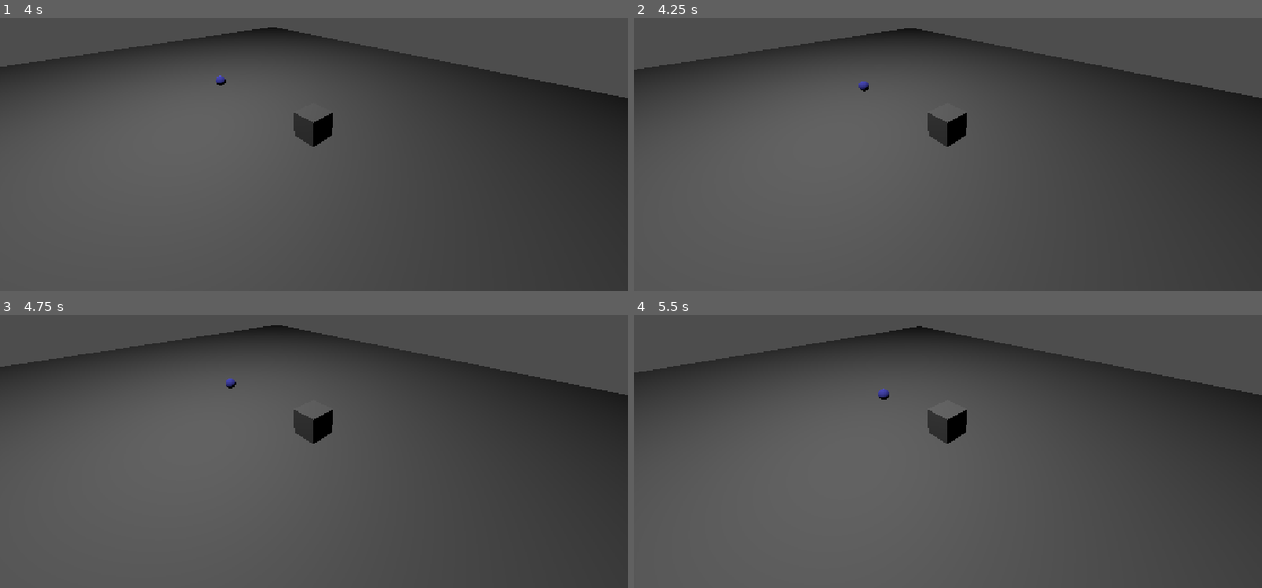
Above: before the commit, frames 1-4 (two rows, left to right).
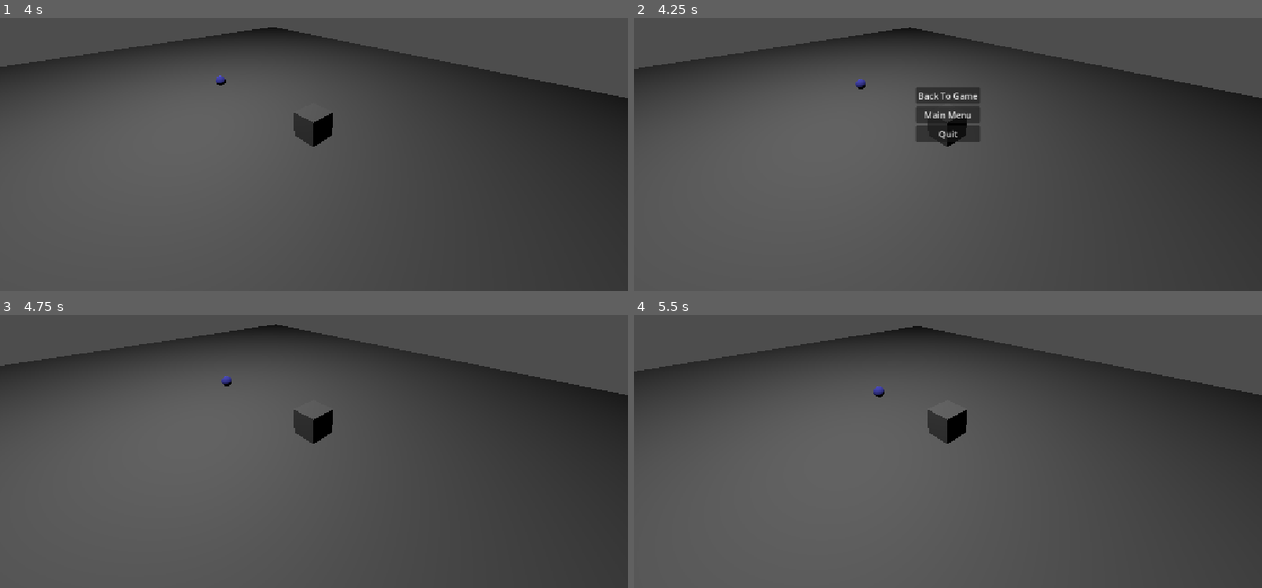
Above: after the commit, the same moments.

Repository: notred27/GMTK_2026
Game: Godot game, scene res://main.tscn
The game is run twice, just before and just after one commit, with the same random seed, the same clock (stepped at 60 frames per second) and the same inputs.
Inputs (mouse positions are in pixels of both pictures, inside the frame that each line leads up to):
- Up to frame 1 (4 s): tap Enter at 0.5 s; move the mouse to (452, 97) at 0.52 s; hold D (right) 0.53-1.28 s; tap E (interact) every 0.75 s from 0.6 to 3.6 s; move the mouse to (188, 132) at 1.27 s; hold S (backward) 1.28-2.03 s; move the mouse to (376, 37) at 2.02 s; hold D (right) 2.03-2.78 s; move the mouse to (282, 184) at 2.77 s; hold W (forward) 2.78-3.53 s; move the mouse to (502, 168) at 3.52 s; hold A (left) from 3.53 s (still down)
- Up to frame 2 (4.25 s): keep holding A (left); tap Escape (pause, bound only after the commit) at 4.15 s
- Up to frame 3 (4.75 s): release A (left) at 4.25 s; click (314, 391) at 4.25 s, where only the run after the commit has a clickable "Back To Game"
- Up to frame 4 (5.5 s): tap Space at 5 s; move the mouse to (759, 358) at 5.02 s; hold A (left) from 5.03 s (still down); tap E (interact) at 5.1 s

Frame 1 is identical in both runs. In frame 2, 1.5% of the frame differs, in the area x 0-55%, y 3-46%; in frame 3, 0.2%; in frame 4, 0.3%.

Commit message:
Base Interact System
Can now implement "InteractAction" class to pass in objects to the interactable.gd script. Also organized files.

Diff:
--- a/gmtk-2026/interaction/Action.tscn
+++ /dev/null
@@ -1,6 +0,0 @@
-[gd_scene format=3 uid="uid://b8vavc8k80ffg"]
-
-[ext_resource type="Script" uid="uid://4lueuj0lsts3" path="res://interaction/action.gd" id="1_20boy"]
-
-[node name="Action" type="Node3D" unique_id=1015784938]
-script = ExtResource("1_20boy")
--- a/gmtk-2026/interaction/action.gd
+++ /dev/null
@@ -1,6 +0,0 @@
-extends Node3D
-
-# Template interface for creating interaction side effects
-
-func Call():
-	print("do something")
--- /dev/null
+++ b/gmtk-2026/interaction/actions/PrintAction.tscn
@@ -0,0 +1,6 @@
+[gd_scene format=3 uid="uid://b8vavc8k80ffg"]
+
+[ext_resource type="Script" uid="uid://covlqo0f42bpa" path="res://interaction/actions/print_action.gd" id="1_00swx"]
+
+[node name="PrintAction" type="Node3D" unique_id=1015784938]
+script = ExtResource("1_00swx")
--- /dev/null
+++ b/gmtk-2026/interaction/actions/interact_action.gd
@@ -0,0 +1,5 @@
+class_name InteractAction
+extends Node
+
+func call_action(interactor: Node) -> void:
+	push_warning("call_action() not implemented on " + name)
--- /dev/null
+++ b/gmtk-2026/interaction/actions/print_action.gd
@@ -0,0 +1,5 @@
+class_name PrintMessageAction
+extends InteractAction
+
+func call_action(interactor: Node) -> void:
+	print("This is a test!")
--- a/gmtk-2026/interaction/interact.gd
+++ b/gmtk-2026/interaction/interactable.gd
@@ -1,26 +1,34 @@
 extends Node
 
 
+@export var action: InteractAction # The action to trigger. Should pass in a ref
 @onready var MeshInstance: Area3D = $Area3D
-@export var action: PackedScene
+@onready var InteractLabel: Label3D = $InteractFlag
 
 var player_in_area = false
+var player: CharacterBody3D = null
 
 
 func _process(delta: float) -> void:
 	if player_in_area and Input.is_action_just_pressed("interact"):
-		print("ACTIVATED")
-#
-#func _ready() -> void:
-	#MeshInstance.connect("_on_area_3d_body_entered", _on_area_3d_body_entered)
+#		Call the implemented method
+		action.call_action(player)
+
+
+func _ready() -> void:
+	if InteractLabel:
+		InteractLabel.visible = false
+
 
 func _on_area_3d_body_entered(body: Node3D) -> void:
 	if body.is_in_group("Player"):
+		player = body
 		player_in_area = true
-
-
+		InteractLabel.visible = true
 
 
 func _on_area_3d_body_exited(body: Node3D) -> void:
 	if body.is_in_group("Player"):
+		player = null
 		player_in_area = false
+		InteractLabel.visible = false
--- a/gmtk-2026/interaction/interactable.tscn
+++ b/gmtk-2026/interaction/interactable.tscn
@@ -1,13 +1,17 @@
 [gd_scene format=3 uid="uid://cmxwffrtmbuiy"]
 
-[ext_resource type="Script" uid="uid://b1dhfgbri6ech" path="res://interaction/interact.gd" id="1_5km56"]
+[ext_resource type="Script" uid="uid://b1dhfgbri6ech" path="res://interaction/interactable.gd" id="1_5km56"]
 
 [sub_resource type="SphereShape3D" id="SphereShape3D_68yga"]
+radius = 0.82747024
 
 [sub_resource type="SphereMesh" id="SphereMesh_68yga"]
 
 [sub_resource type="StandardMaterial3D" id="StandardMaterial3D_tvyld"]
 albedo_color = Color(0.39607844, 0.39607844, 1, 1)
+
+[sub_resource type="SphereShape3D" id="SphereShape3D_5km56"]
+radius = 0.24398255
 
 [node name="Interactable" type="Node3D" unique_id=207452779]
 script = ExtResource("1_5km56")
@@ -19,10 +23,22 @@
 [node name="CollisionShape3D" type="CollisionShape3D" parent="Area3D" unique_id=1814427556]
 shape = SubResource("SphereShape3D_68yga")
 
-[node name="MeshInstance3D" type="MeshInstance3D" parent="Area3D" unique_id=741576268]
+[node name="StaticBody3D" type="StaticBody3D" parent="." unique_id=69991754]
+
+[node name="MeshInstance3D" type="MeshInstance3D" parent="StaticBody3D" unique_id=741576268]
 transform = Transform3D(0.5, 0, 0, 0, 0.5, 0, 0, 0, 0.5, 0, 0, 0)
 mesh = SubResource("SphereMesh_68yga")
 surface_material_override/0 = SubResource("StandardMaterial3D_tvyld")
 
+[node name="CollisionShape3D" type="CollisionShape3D" parent="StaticBody3D" unique_id=777392117]
+shape = SubResource("SphereShape3D_5km56")
+
+[node name="InteractFlag" type="Label3D" parent="." unique_id=2020725453]
+transform = Transform3D(1, 0, 0, 0, 1, 0, 0, 0, 1, 0, 0.876965, 0)
+billboard = 2
+double_sided = false
+text = "E"
+font_size = 64
+
 [connection signal="body_entered" from="Area3D" to="." method="_on_area_3d_body_entered"]
 [connection signal="body_exited" from="Area3D" to="." method="_on_area_3d_body_exited"]
--- a/gmtk-2026/main.tscn
+++ b/gmtk-2026/main.tscn
@@ -2,6 +2,8 @@
 
 [ext_resource type="PackedScene" uid="uid://c3cmojtfo1iom" path="res://player/Player.tscn" id="1_ig7tw"]
 [ext_resource type="PackedScene" uid="uid://cmxwffrtmbuiy" path="res://interaction/interactable.tscn" id="2_0xm2m"]
+[ext_resource type="PackedScene" uid="uid://b8vavc8k80ffg" path="res://interaction/actions/PrintAction.tscn" id="3_1bvp3"]
+[ext_resource type="PackedScene" uid="uid://bifngjkgjpwft" path="res://menus/pause_menu.tscn" id="3_h2yge"]
 
 [sub_resource type="BoxShape3D" id="BoxShape3D_68yga"]
 size = Vector3(35.823547, 1, 35.888046)
@@ -25,10 +27,17 @@
 [node name="Player" parent="." unique_id=1844018048 instance=ExtResource("1_ig7tw")]
 transform = Transform3D(1, 0, 0, 0, 1, 0, 0, 0, 1, 2.8864784, 1.045702, 1.0664711)
 
-[node name="Interactable" parent="." unique_id=207452779 instance=ExtResource("2_0xm2m")]
+[node name="Interactable" parent="." unique_id=207452779 node_paths=PackedStringArray("action", "player") instance=ExtResource("2_0xm2m")]
 transform = Transform3D(1, 0, 0, 0, 1, 0, 0, 0, 1, 2.5464249, 0.9094826, -1.3704842)
+action = NodePath("Action")
+player = NodePath("../Player")
+
+[node name="Action" parent="Interactable" unique_id=1015784938 instance=ExtResource("3_1bvp3")]
 
 [node name="OmniLight3D" type="OmniLight3D" parent="." unique_id=1088980585]
 transform = Transform3D(1, 0, 0, 0, 1, 0, 0, 0, 1, 0, 10.75487, 0)
 light_energy = 4.467
 omni_range = 32.097954
+
+[node name="PauseMenu" parent="." unique_id=1770680041 instance=ExtResource("3_h2yge")]
+process_mode = 3
--- /dev/null
+++ b/gmtk-2026/menus/pause_menu.gd
@@ -0,0 +1,28 @@
+extends Control
+
+func _ready() -> void:
+	visible = false
+
+
+func _unhandled_input(event: InputEvent) -> void:
+	if event.is_action_pressed("pause"):
+		toggle_pause()
+
+func toggle_pause() -> void:
+	var new_pause_state = not get_tree().paused
+	get_tree().paused = new_pause_state
+	visible = new_pause_state
+
+
+func _on_quit_pressed() -> void:
+	get_tree().quit()
+
+
+func _on_main_menu_pressed() -> void:
+	toggle_pause()
+	get_tree().change_scene_to_file("res://menus/main_menu.tscn")
+
+
+
+func _on_back_pressed() -> void:
+	toggle_pause()
--- /dev/null
+++ b/gmtk-2026/menus/pause_menu.tscn
@@ -0,0 +1,43 @@
+[gd_scene format=3 uid="uid://bifngjkgjpwft"]
+
+[ext_resource type="Script" uid="uid://bwukg6jd7l8ij" path="res://menus/pause_menu.gd" id="1_s0u37"]
+
+[node name="PauseMenu" type="Control" unique_id=1770680041]
+layout_mode = 3
+anchors_preset = 15
+anchor_right = 1.0
+anchor_bottom = 1.0
+grow_horizontal = 2
+grow_vertical = 2
+script = ExtResource("1_s0u37")
+
+[node name="VBoxContainer" type="VBoxContainer" parent="." unique_id=566004819]
+layout_mode = 1
+anchors_preset = 8
+anchor_left = 0.5
+anchor_top = 0.5
+anchor_right = 0.5
+anchor_bottom = 0.5
+offset_left = -59.0
+offset_top = -50.5
+offset_right = 59.0
+offset_bottom = 50.5
+grow_horizontal = 2
+grow_vertical = 2
+alignment = 1
+
+[node name="Back" type="Button" parent="VBoxContainer" unique_id=34931459]
+layout_mode = 2
+text = "Back To Game"
+
+[node name="MainMenu" type="Button" parent="VBoxContainer" unique_id=1649222154]
+layout_mode = 2
+text = "Main Menu"
+
+[node name="Quit" type="Button" parent="VBoxContainer" unique_id=625582925]
+layout_mode = 2
+text = "Quit"
+
+[connection signal="pressed" from="VBoxContainer/Back" to="." method="_on_back_pressed"]
+[connection signal="pressed" from="VBoxContainer/MainMenu" to="." method="_on_main_menu_pressed"]
+[connection signal="pressed" from="VBoxContainer/Quit" to="." method="_on_quit_pressed"]
--- a/gmtk-2026/project.godot
+++ b/gmtk-2026/project.godot
@@ -51,6 +51,11 @@
 "events": [Object(InputEventKey,"resource_local_to_scene":false,"resource_name":"","device":-1,"window_id":0,"alt_press …(192 unchanged characters)…
 ]
 }
+pause={
+"deadzone": 0.2,
+"events": [Object(InputEventKey,"resource_local_to_scene":false,"resource_name":"","device":-1,"window_id":0,"alt_pressed":false,"shift_pressed":false,"ctrl_pressed":false,"meta_pressed":false,"pressed":false,"keycode":0,"physical_keycode":4194305,"key_label":0,"unicode":0,"location":0,"echo":false,"script":null)
+]
+}
 
 [layer_names]
 
Renamed: gmtk-2026/interaction/action.gd.uid -> gmtk-2026/interaction/actions/interact_action.gd.uid
Not shown, added: gmtk-2026/interaction/actions/print_action.gd.uid
Renamed: gmtk-2026/interaction/interact.gd.uid -> gmtk-2026/interaction/interactable.gd.uid
Not shown, added: gmtk-2026/menus/pause_menu.gd.uid
